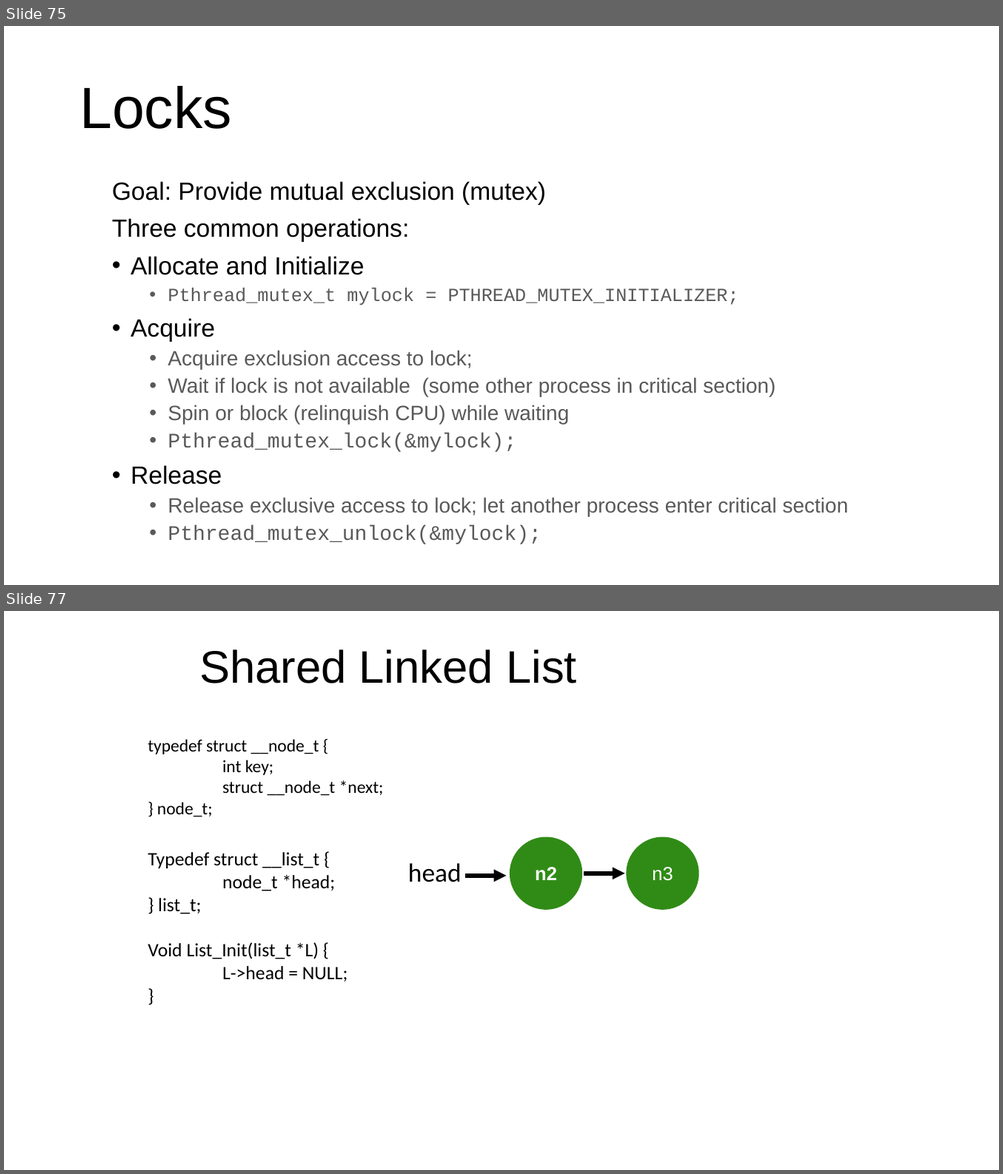
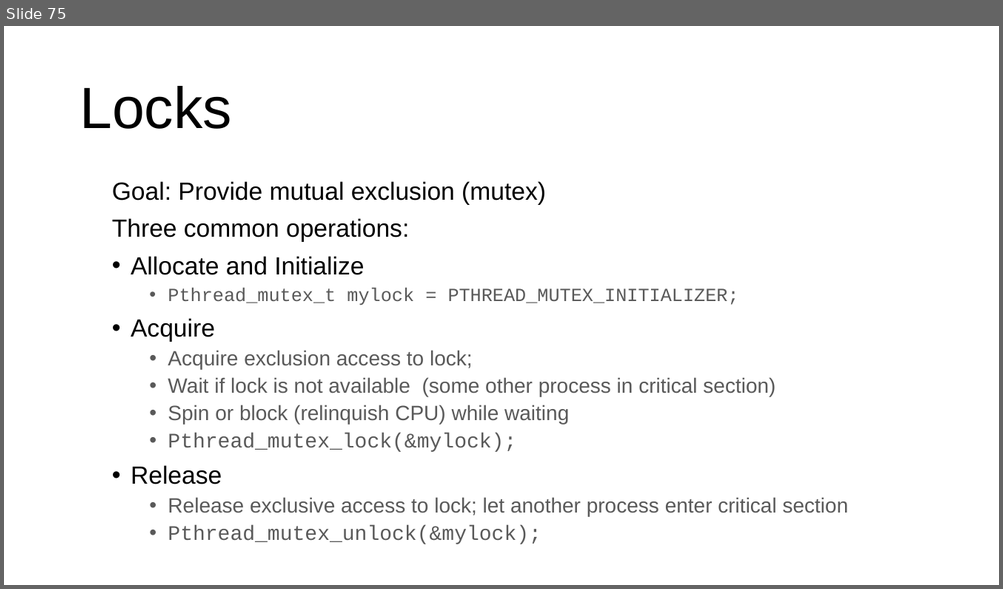
Before and after one commit to ngsrinivas/coursegen, a slide deck: ex/416-F23/staging/416-F23/lectures/09-concurrency.pptx. Shown one above the other, each under a label of ours: slides 75 and 77 before the commit, slide 75 after it; the slides between them are not shown. The pictures are 1003x1174 and 1003x589 pixels, drawn with LibreOffice and Linux fonts; fonts in the diff are those of the drawing. Boxes give left, top, right and bottom in pixels: in the first picture for what was removed or moved away, otherwise in the second. Text is boxed around its words. In the diff, an @@ line names an element or a change of style, - is before the commit and + after.

```diff
--- a/ex/416-F23/staging/416-F23/lectures/09-concurrency.pptx
+++ b/ex/416-F23/staging/416-F23/lectures/09-concurrency.pptx
@@ slide 77 removed at <box>4,611,999,1170</box>, background #FFFFFF @@
@@ title removed at <box>199,649,577,684</box> @@
-Shared Linked List
@@ text removed at <box>148,739,384,817</box> @@
-typedef struct __node_t {
-int key;
-struct __node_t *next;
-} node_t;
@@ text removed at <box>148,852,347,982</box> @@
-Typedef struct __list_t {
-node_t *head;
-} list_t;
-Void List_Init(list_t *L) {
-L->head = NULL;
-}
@@ freeform shape removed at <box>510,837,583,910</box> @@
-n2
@@ freeform shape removed at <box>626,837,700,910</box> @@
-n3
@@ text removed at <box>408,863,461,883</box> @@
-head
@@ arrow removed from (465, 876) to (506, 876) @@
@@ arrow removed from (583, 874) to (625, 874) @@
```
Also in this commit, not shown: 46 other slides removed, 4 other files.
